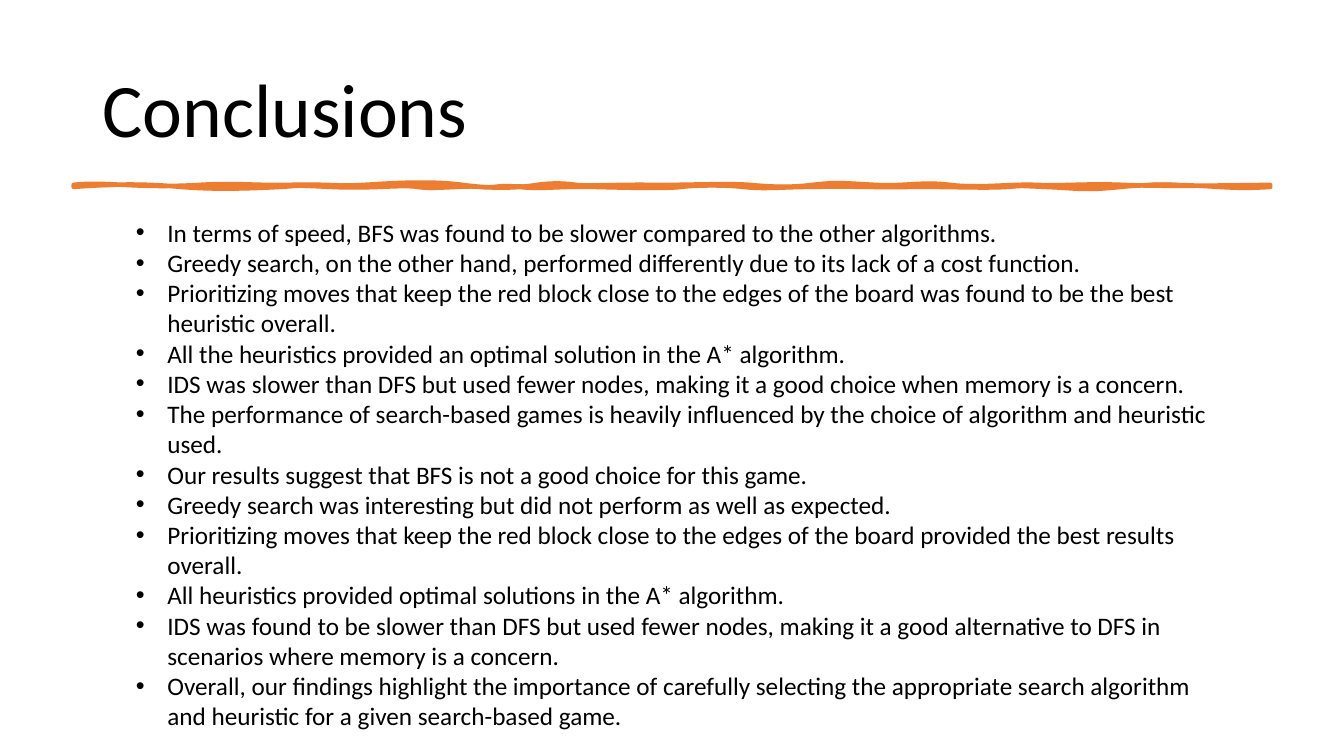
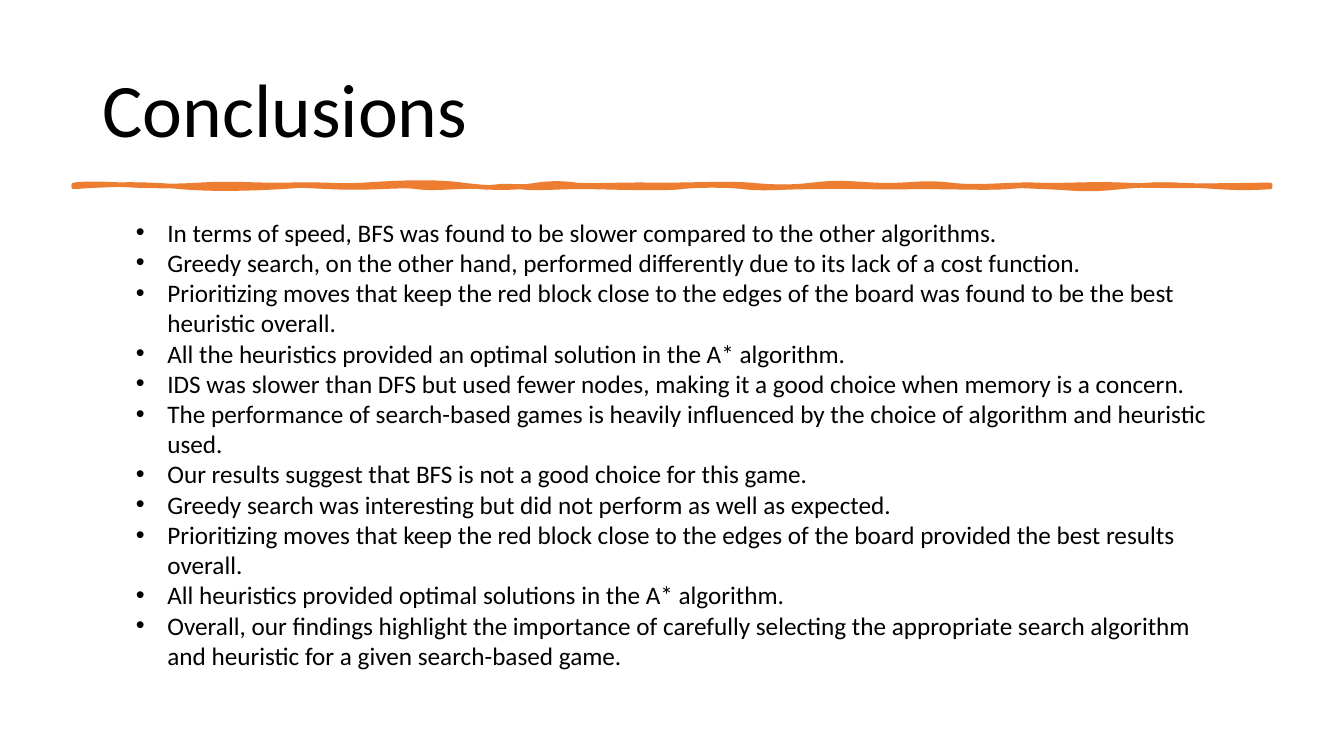
Before and after one commit to afs202005277/PuzzleSolverAI, a slide deck: slide 9 of Block Escape.pptx. Drawn at 1344x756 pixels with LibreOffice and Linux fonts; fonts in the diff are those of the drawing. Boxes give left, top, right and bottom in pixels: in the first picture for what was removed or moved away, otherwise in the second. Text is boxed around its words. In the diff, an @@ line names an element or a change of style, - is before the commit and + after.

```diff
--- a/Block Escape.pptx
+++ b/Block Escape.pptx
@@ text at bbox=[167, 617, 1160, 669]: paragraph removed @@
-• IDS was found to be slower than DFS but used fewer nodes, making it a good alternative to DFS in scenarios where memory is a concern.
```
Also in this commit, not shown: 1 other file.
